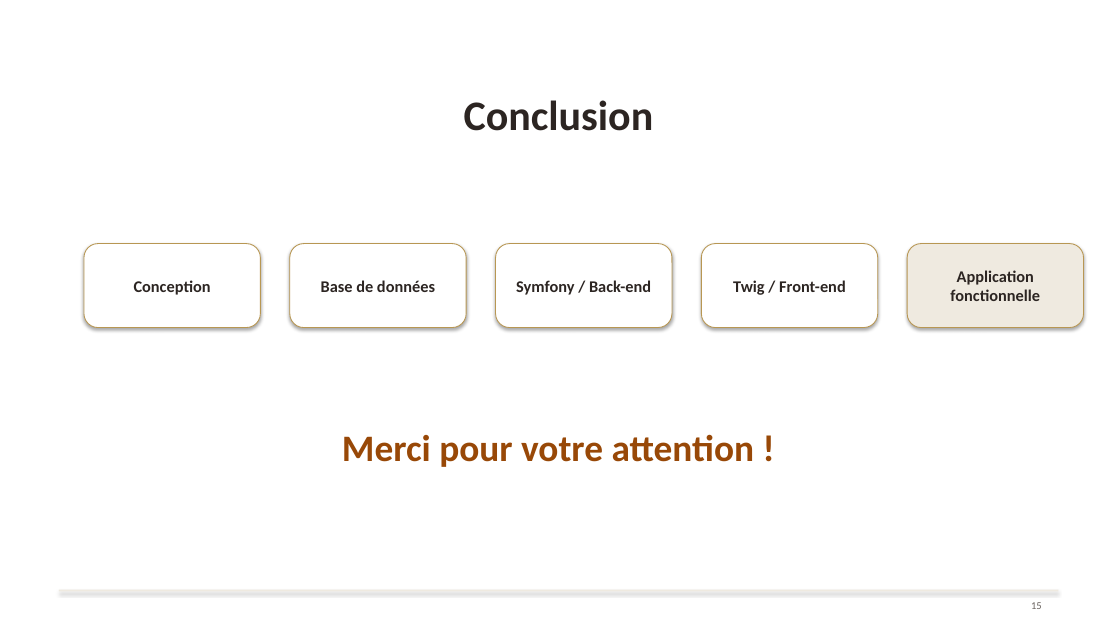
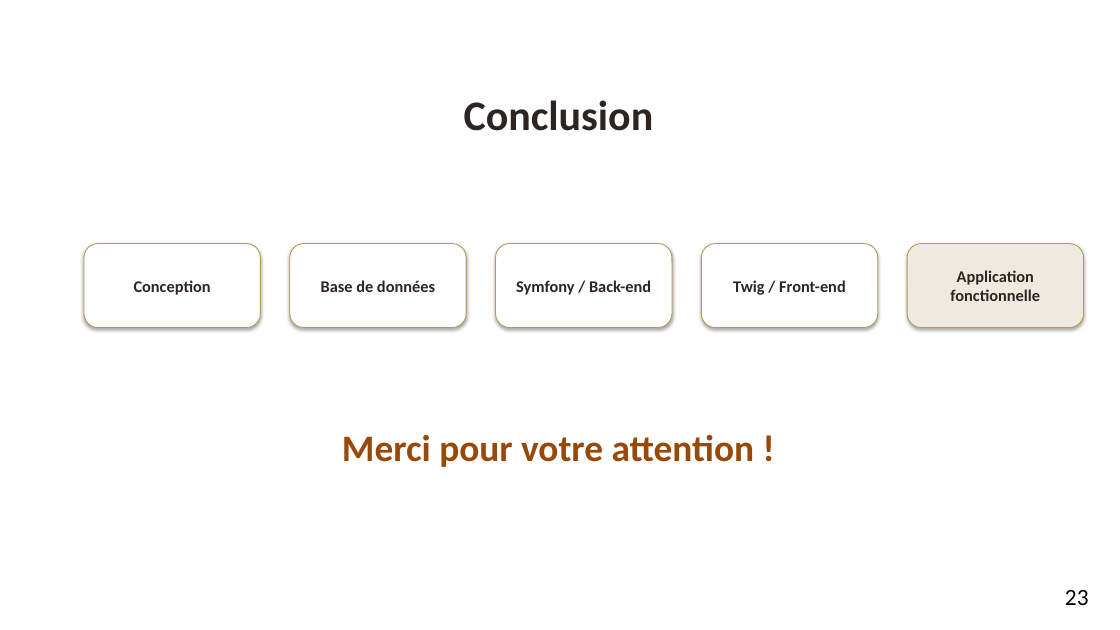
Before and after one commit to aureopires/projet_broderie, a slide deck: slide 23 of assets/docs/Presentation_projet_Symfony_Aureo_Ruffier.pptx (slide 20 before the commit). Drawn at 1120x630 pixels with LibreOffice and Linux fonts; fonts in the diff are those of the drawing; background and template pictures are left out. Boxes give left, top, right and bottom in pixels: in the first picture for what was removed or moved away, otherwise in the second. Text is boxed around its words. In the diff, an @@ line names an element or a change of style, - is before the commit and + after.

```diff
--- a/assets/docs/Presentation_projet_Symfony_Aureo_Ruffier.pptx
+++ b/assets/docs/Presentation_projet_Symfony_Aureo_Ruffier.pptx
@@ rectangle removed at <box>59,590,1059,592</box> @@
@@ page number added at <box>1065,590,1089,605</box>, 20 pt, text #000000 @@
+23
@@ text removed at <box>1031,602,1042,609</box> @@
-15
```
Also in this commit, not shown: 18 other slides changed, 3 slides added, 36 other files.
